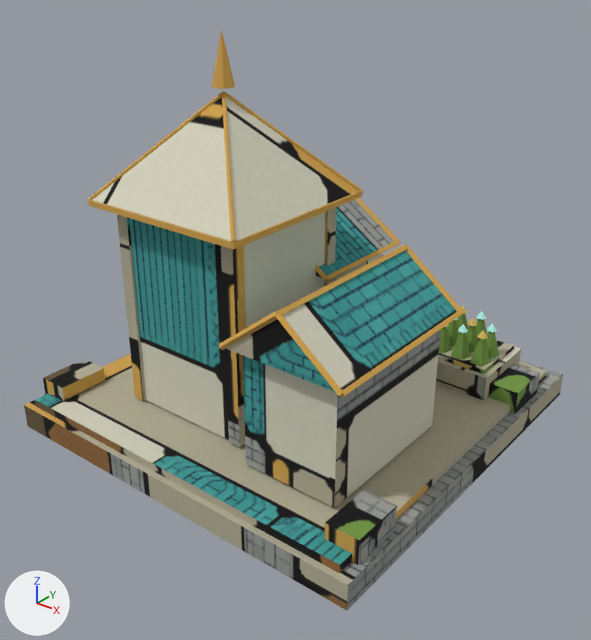
The FBX model client/Assets/Resources/Models/City3D/Hospital_1.fbx: old version first, new version second.
Both versions are drawn from a 50 mm camera at (1.14, -1.454, 1.158) aimed at (0.039, -0.078, 0.305). Every picture has the same lights, and +X, +Y and +Z are marked at lower left. The picture after the commit comes second. Where no turn or scale is listed for an object, it has been applied to the vertices. Vertices at exactly the same position are counted once.

Before the edit, the objects in view are built like this:
```python
me_hospital_1_mesh = bpy.data.meshes.new('Hospital_1_Mesh')
me_hospital_1_mesh.from_pydata(...)  # 814 vertices, 1216 faces; spans x -0.5..0.5, y -0.5..0.5, z 0.0..0.96
me_hospital_1_mesh.materials.append(mat_hospital_1_matte)  # picture img_hospital_1_albedo_png
ob_hospital_1 = bpy.data.objects.new('Hospital_1', me_hospital_1_mesh)
ob_hospital_1.location = (0.0, 0.0, 0.0)
```
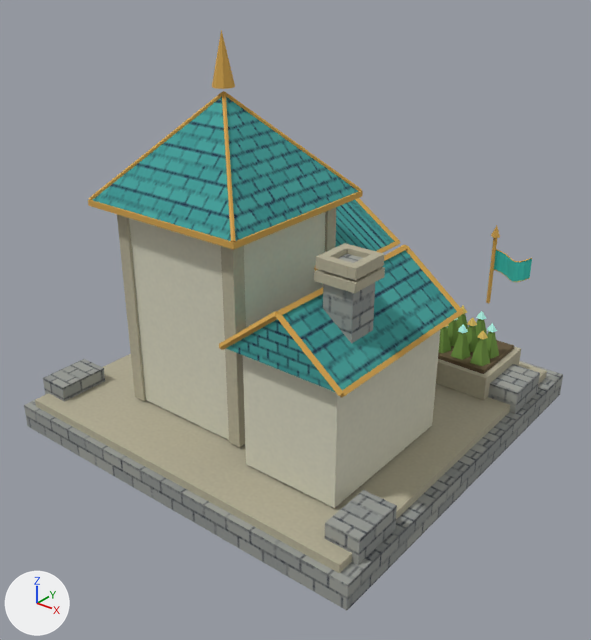
Pixel boxes [x1, y1, x2, y2] of what changed, in the pictures (591 x 640 px):
'FlagCloth_00', added (cyan)
    after: [494, 249, 532, 282]
part 1 of me_hospital_1_mesh, added
    after: [323, 254, 375, 344]
part 2 of me_hospital_1_mesh, added
    after: [314, 267, 385, 293]
part 3 of me_hospital_1_mesh, added
    after: [316, 243, 352, 270]
part 4 of me_hospital_1_mesh, added
    after: [347, 252, 384, 280]
part 5 of me_hospital_1_mesh, added
    after: [486, 238, 497, 303]
part 6 of me_hospital_1_mesh, added
    after: [323, 245, 376, 278]
part 7 of me_hospital_1_mesh, added
    after: [491, 226, 500, 238]
part 8 of me_hospital_1_mesh, surface changed
    both: [24, 97, 563, 610]

Patch to the scene script:
```diff
--- a/client/Assets/Resources/Models/City3D/Hospital_1.fbx.py
+++ b/client/Assets/Resources/Models/City3D/Hospital_1.fbx.py
@@ me_hospital_1_mesh @@
 # used by ob_hospital_1; location = (0.0, 0.0, 0.0)
 # verts and faces of me_hospital_1_mesh; kept vertices keep their numbers, new ones are numbered from 814
-me_hospital_1_mesh.from_pydata(...)  # 814 vertices, 1216 faces; spans x -0.5..0.5, y -0.5..0.5, z 0.0..0.96
+me_hospital_1_mesh.from_pydata(...)  # 883 vertices, 1326 faces; spans x -0.5..0.5, y -0.5..0.5, z 0.0..0.96
+# me_hospital_1_mesh part 1: a new loose piece, a box spanning x 0.275..0.345, y -0.287..-0.212, z 0.325..0.577, in mat_hospital_1_matte (picture img_hospital_1_albedo_png)
+# me_hospital_1_mesh part 2: a new loose piece, a box spanning x 0.262..0.358, y -0.3..-0.2, z 0.54..0.56, in mat_hospital_1_matte (picture img_hospital_1_albedo_png)
+# me_hospital_1_mesh part 3: a new loose piece, a box spanning x 0.264..0.282, y -0.297..-0.203, z 0.565..0.589, in mat_hospital_1_matte (picture img_hospital_1_albedo_png)
+# me_hospital_1_mesh part 4: a new loose piece, a box spanning x 0.338..0.356, y -0.297..-0.203, z 0.565..0.589, in mat_hospital_1_matte (picture img_hospital_1_albedo_png)
+# me_hospital_1_mesh part 5: a new loose piece, a 6-sided cylinder along z spanning x 0.3661..0.3739, y 0.2555..0.2645, z 0.3245..0.4958, in mat_hospital_1_matte (picture img_hospital_1_albedo_png)
+# me_hospital_1_mesh part 6: a new loose piece of 20 vertices spanning x 0.282..0.338, y -0.297..-0.202, z 0.565..0.589, in mat_hospital_1_matte (picture img_hospital_1_albedo_png)
+# me_hospital_1_mesh part 7
+verts[814] = (0.37, 0.272, 0.495)
+verts[815] = (0.382, 0.26, 0.495)  # pixel (500, 237)
+verts[816] = (0.37, 0.248, 0.495)  # pixel (493, 237)
+verts[817] = (0.358, 0.26, 0.495)  # pixel (490, 235)
+verts[818] = (0.37, 0.26, 0.524)  # pixel (496, 224)
+faces += [(814, 818, 815), (815, 818, 816), (814, 815, 817), (816, 818, 817), (814, 817, 818), (815, 816, 817)]
+# me_hospital_1_mesh part 8: 351 kept faces spanning x -0.5..0.5, y -0.5..0.5, z 0.0..0.829 get new texture (UV) coordinates
 me_hospital_1_mesh.materials.append(mat_hospital_1_matte)
@@ me_hospital_1_mesh_001 @@
+me_hospital_1_mesh_001.from_pydata(...)  # 164 vertices, 260 faces; spans x 0.369..0.466, y 0.2454..0.2746, z 0.3969..0.4656
+me_hospital_1_mesh_001.materials.append(mat_hospital_1_matte)  # picture img_hospital_1_albedo_png
@@ ob_flagcloth_00 @@
+ob_flagcloth_00 = bpy.data.objects.new('FlagCloth_00', me_hospital_1_mesh_001)
+ob_flagcloth_00.location = (0.0, 0.0, 0.0)
```
